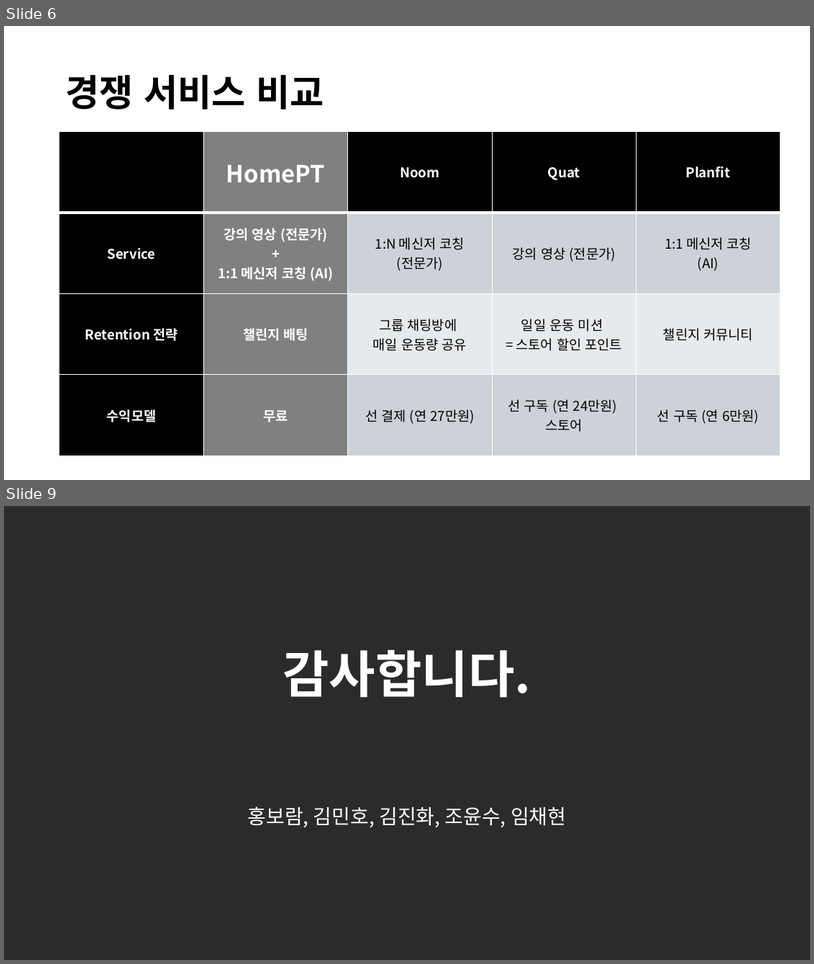
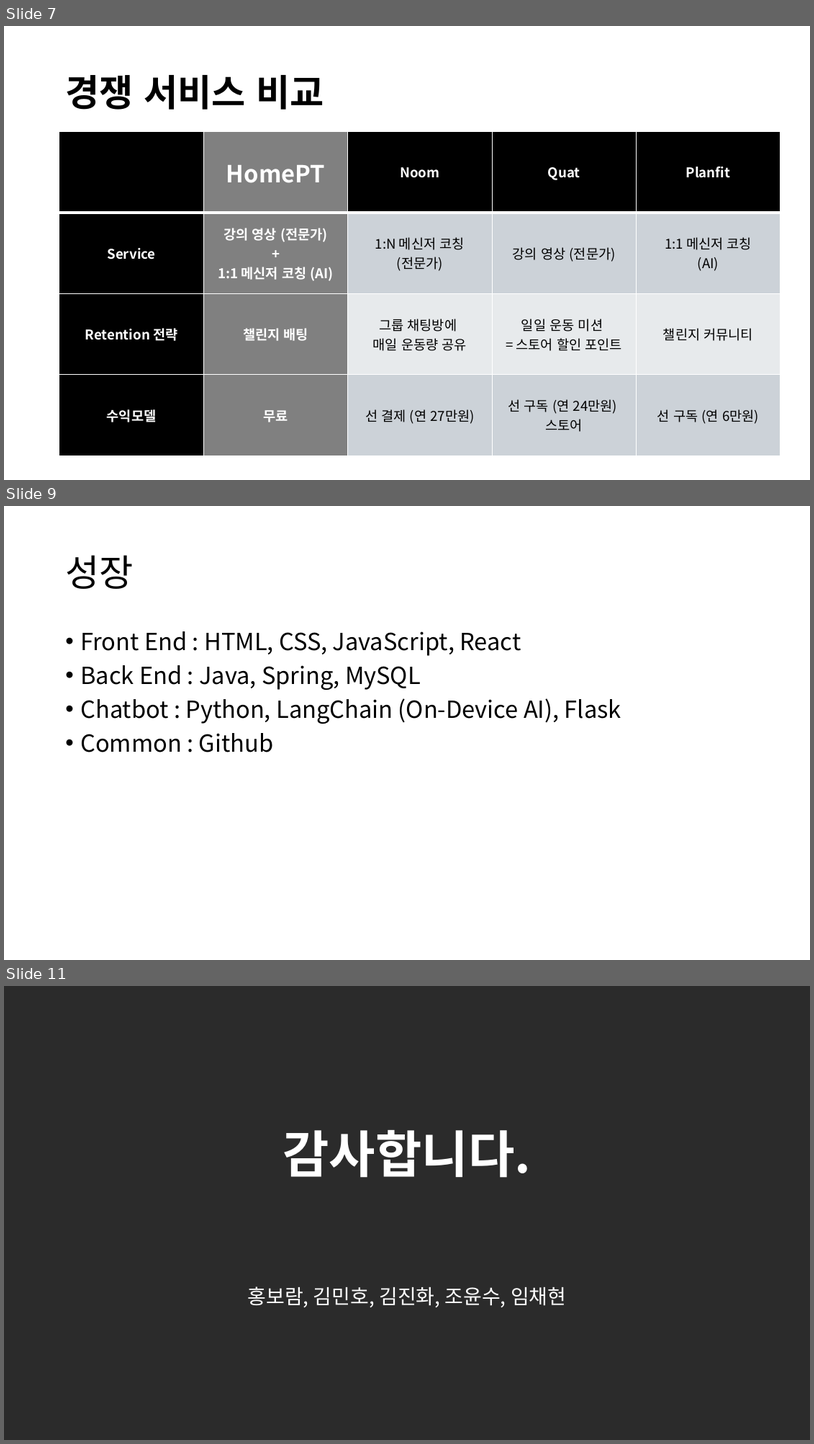
Before and after one commit to Brian-Hong-KR/Gymunity, a slide deck: Doc/프로젝트발표.pptx. Shown one above the other, each under a label of ours: slides 6 and 9 before the commit, slides 7, 9 and 11 after it; the slides between them are not shown. The pictures are 814x964 and 814x1444 pixels, drawn with LibreOffice and Linux fonts; fonts in the diff are those of the drawing; background and template pictures are left out; a plain dark background stands for a picture behind light text. Boxes give left, top, right and bottom in pixels: in the first picture for what was removed or moved away, otherwise in the second. Text is boxed around its words. In the diff, an @@ line names an element or a change of style, - is before the commit and + after.

```diff
--- a/Doc/프로젝트발표.pptx
+++ b/Doc/프로젝트발표.pptx
@@ slide 9 added at <box>4,506,810,960</box>, background #FFFFFF @@
@@ title added at <box>65,555,133,589</box>, 44 pt, text #000000 @@
+성장
@@ text added at <box>80,631,622,752</box>, 28 pt, text #000000 @@
+• Front End : HTML, CSS, JavaScript, React
+• Back End : Java, Spring, MySQL
+• Chatbot : Python, LangChain (On-Device AI), Flask
+• Common : Github
@@ what was slide 6 is now slide 7 @@
@@ what was slide 9 is now slide 11 @@
```
Also in this commit, not shown: 7 slides changed, 1 other slide added, 29 other files.
